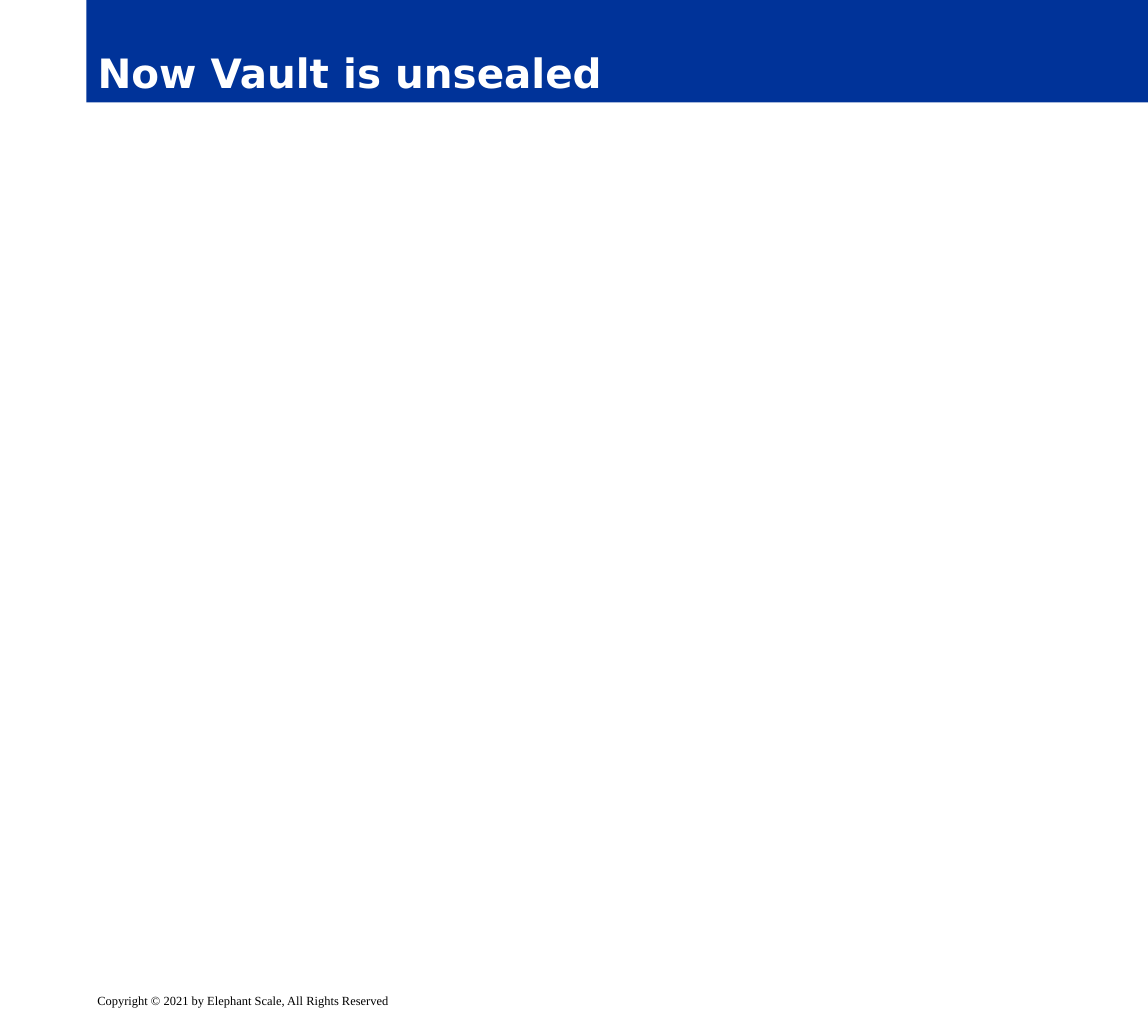
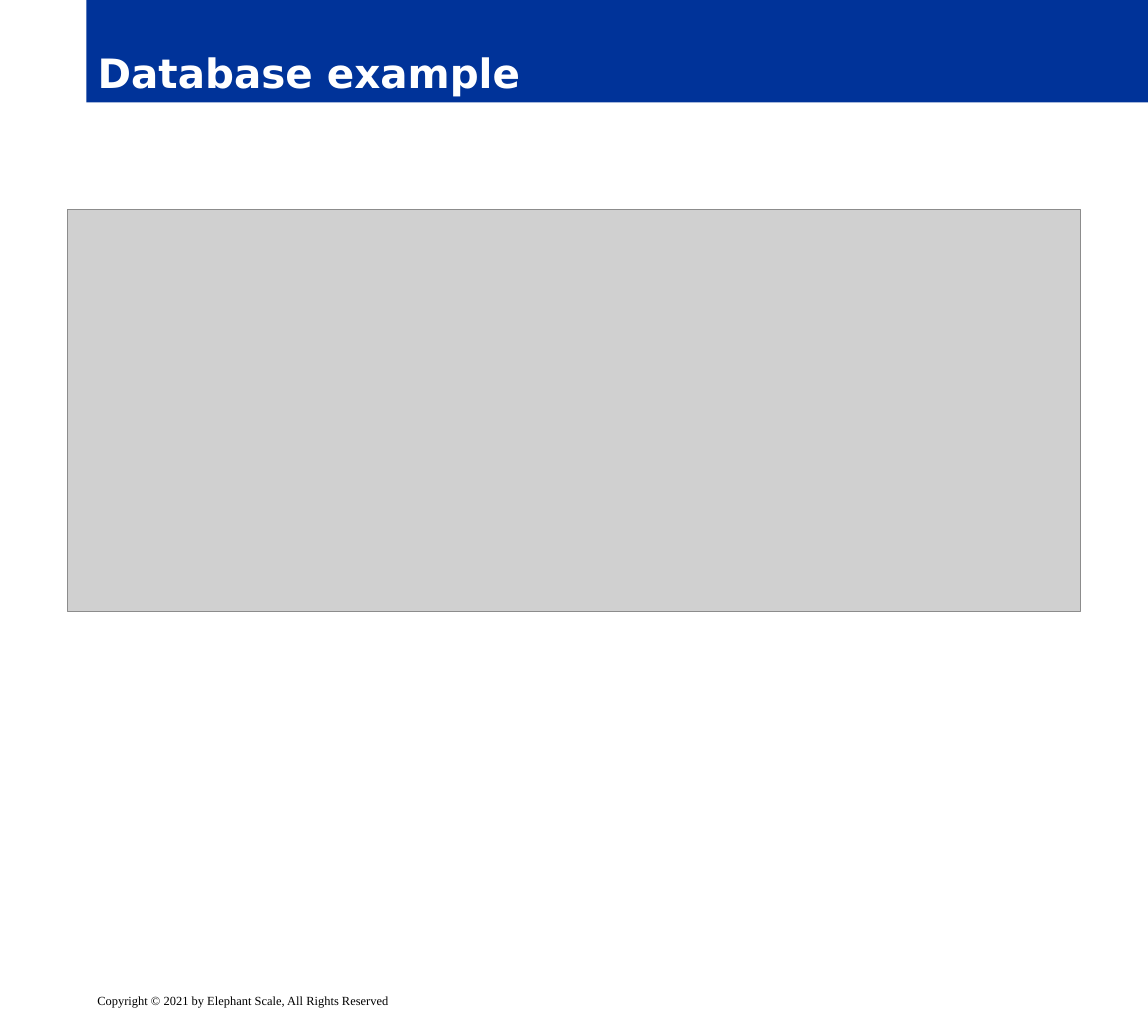
Before and after one commit to elephantscale/es-training-new, a slide deck: slide 24 of vault-consul/delivery/03__Vault_architecture.pptx (slide 17 before the commit). Drawn at 1148x1016 pixels with LibreOffice and Linux fonts; fonts in the diff are those of the drawing; grey boxes stand for pictures; background and template pictures are left out. Boxes give left, top, right and bottom in pixels: in the first picture for what was removed or moved away, otherwise in the second. Text is boxed around its words. In the diff, an @@ line names an element or a change of style, - is before the commit and + after.

Commit message:
vault architecture

```diff
--- a/vault-consul/delivery/03__Vault_architecture.pptx
+++ b/vault-consul/delivery/03__Vault_architecture.pptx
@@ title at (x1=98, y1=57, x2=520, y2=97): text changed @@
-Now Vault is unsealed
+Database example
@@ picture added at (x1=67, y1=209, x2=1081, y2=612) @@
```
Also in this commit, not shown: 5 other slides changed, 16 slides added.
